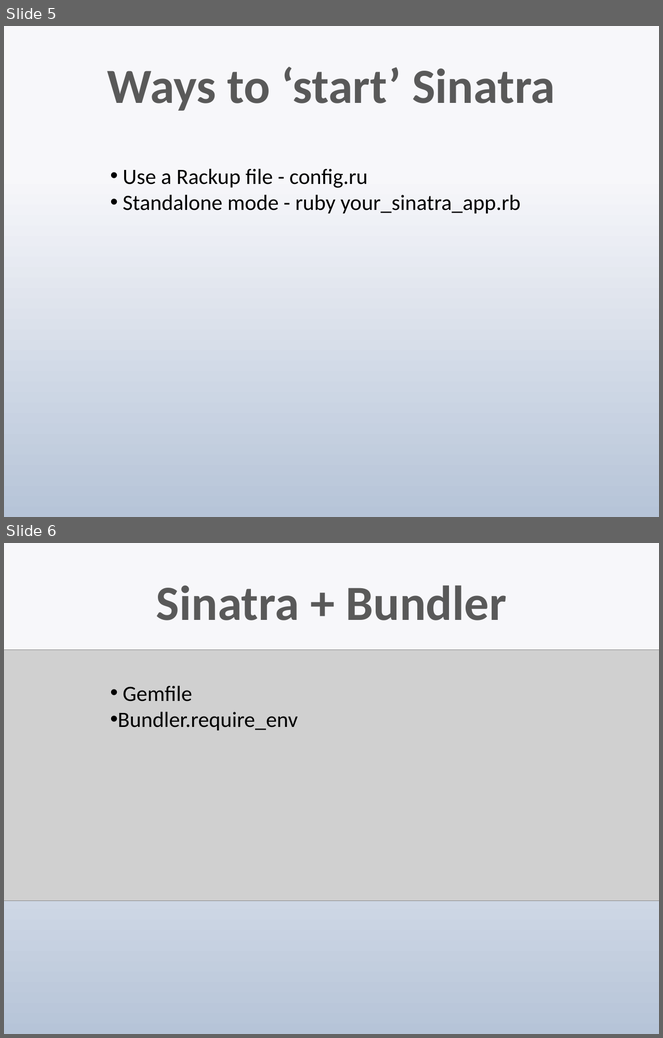
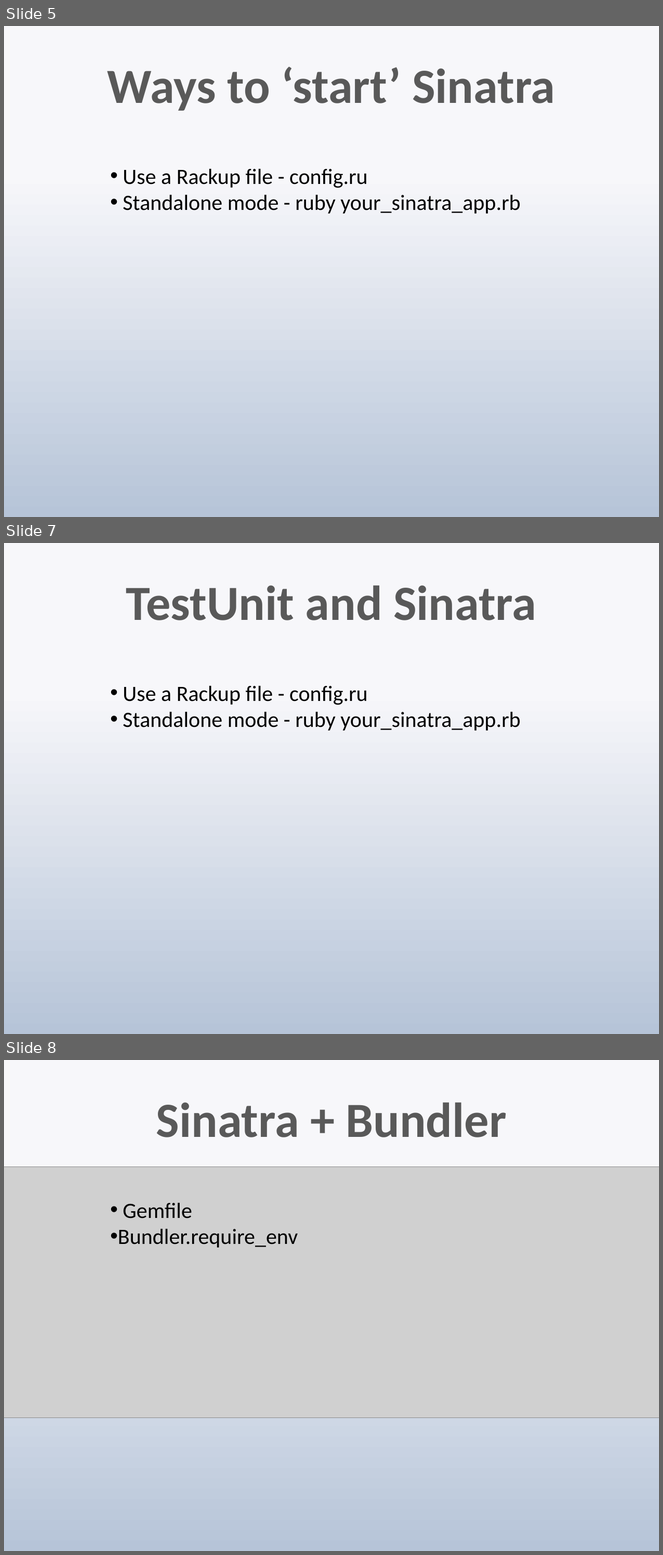
Before and after one commit to techwhizbang/sinatra_slideshow, a slide deck: sinatra.pptx. Shown one above the other, each under a label of ours: slides 5 and 6 before the commit, slides 5, 7 and 8 after it; the slides between them are not shown. The pictures are 663x1038 and 663x1555 pixels, drawn with LibreOffice and Linux fonts; fonts in the diff are those of the drawing; grey boxes stand for pictures. Boxes give left, top, right and bottom in pixels: in the first picture for what was removed or moved away, otherwise in the second. Text is boxed around its words. In the diff, an @@ line names an element or a change of style, - is before the commit and + after.

```diff
--- a/sinatra.pptx
+++ b/sinatra.pptx
@@ slide 7 added at (4,543,659,1034), background gradient #F7F9FB to #B7C6D9 @@
@@ title added at (126,585,536,620), 54 pt, text gradient #595959 to #262626, bold @@
+TestUnit and Sinatra
@@ text added at (123,685,520,731), 24 pt, text #000000 @@
+• Use a Rackup file - config.ru
+• Standalone mode - ruby your_sinatra_app.rb
@@ what was slide 6 is now slide 8 @@
```
Also in this commit, not shown: 1 slide changed, 1 other slide added.
